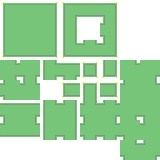
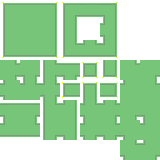
The second 160 x 160 image is a revision of the first. Changes to its layers:
removed layer "Paint Layer 1 Merged" over [40, 79, 60, 100]
added layer "Background" (1st of 2) above "Background" over [40, 79, 60, 100]
added layer "Background" (2nd of 2) over [40, 79, 60, 100]
